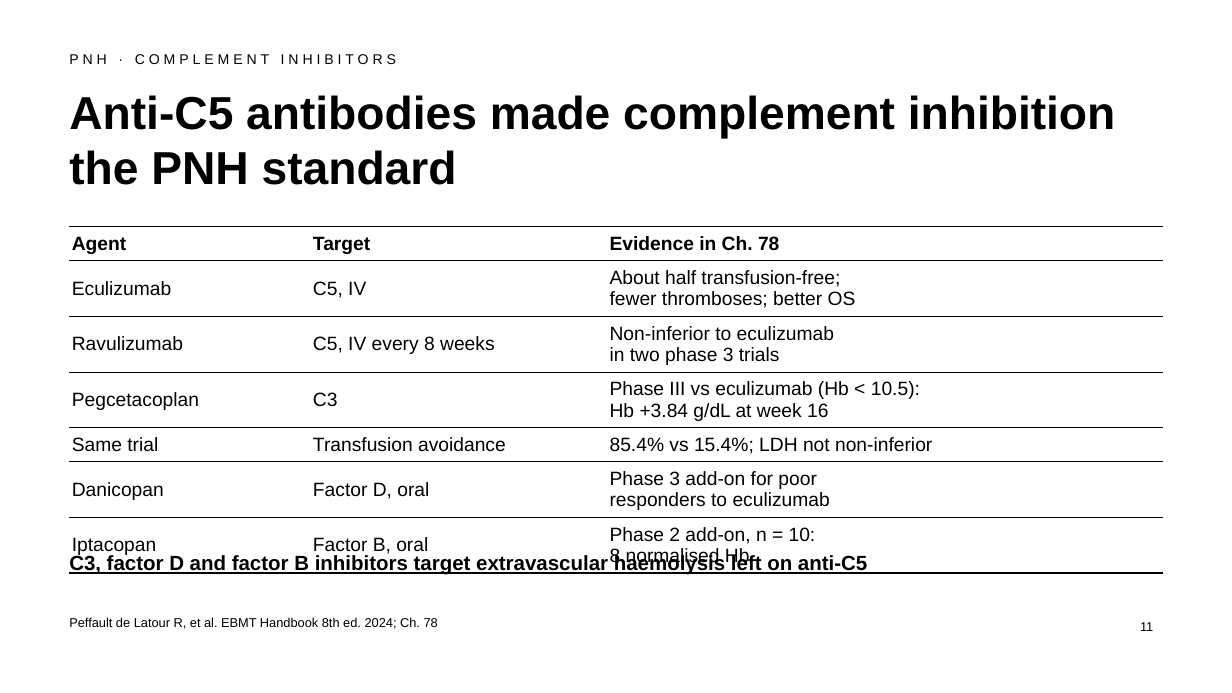
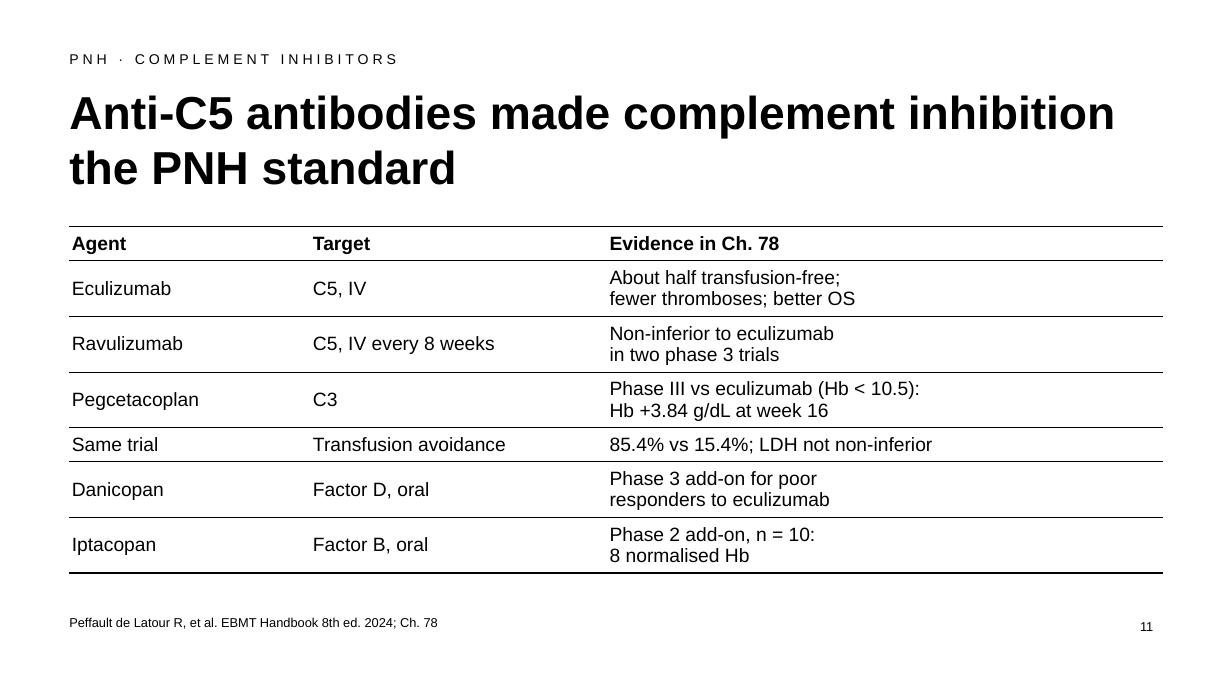
Before and after one commit to htlin222/ebmt-handbook-skill, a slide deck: slide 11 of slides/decks/s25-aplastic-anaemia-ibmfs.pptx. Drawn at 1232x693 pixels with LibreOffice and Linux fonts; fonts in the diff are those of the drawing. Boxes give left, top, right and bottom in pixels: in the first picture for what was removed or moved away, otherwise in the second. Text is boxed around its words. In the diff, an @@ line names an element or a change of style, - is before the commit and + after.

```diff
--- a/slides/decks/s25-aplastic-anaemia-ibmfs.pptx
+++ b/slides/decks/s25-aplastic-anaemia-ibmfs.pptx
@@ text removed at box(69, 554, 867, 575) @@
-C3, factor D and factor B inhibitors target extravascular haemolysis left on anti-C5
```
Also in this commit, not shown: 5 other slides changed, 2 slides removed, 22 other files.
